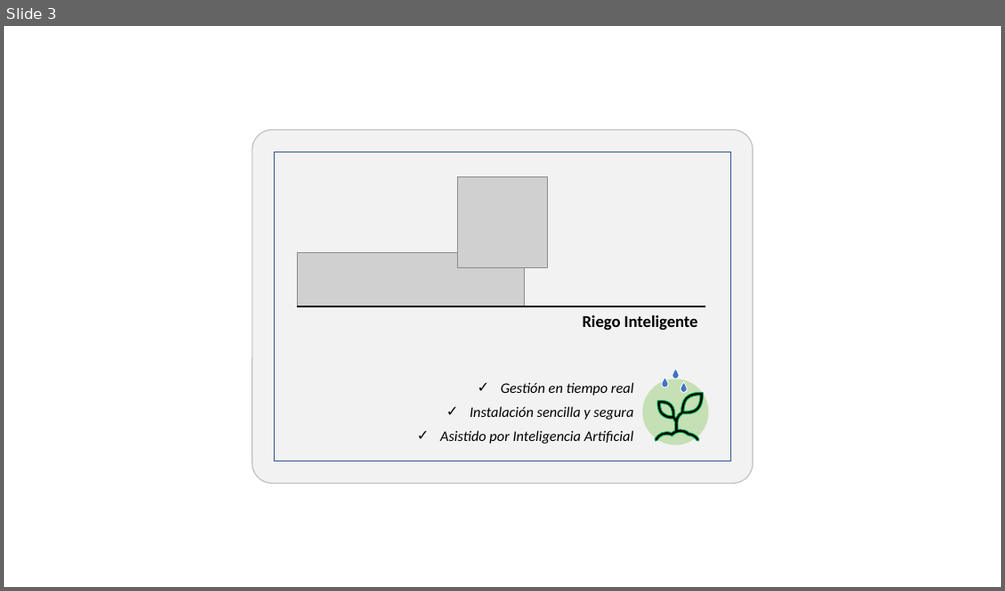
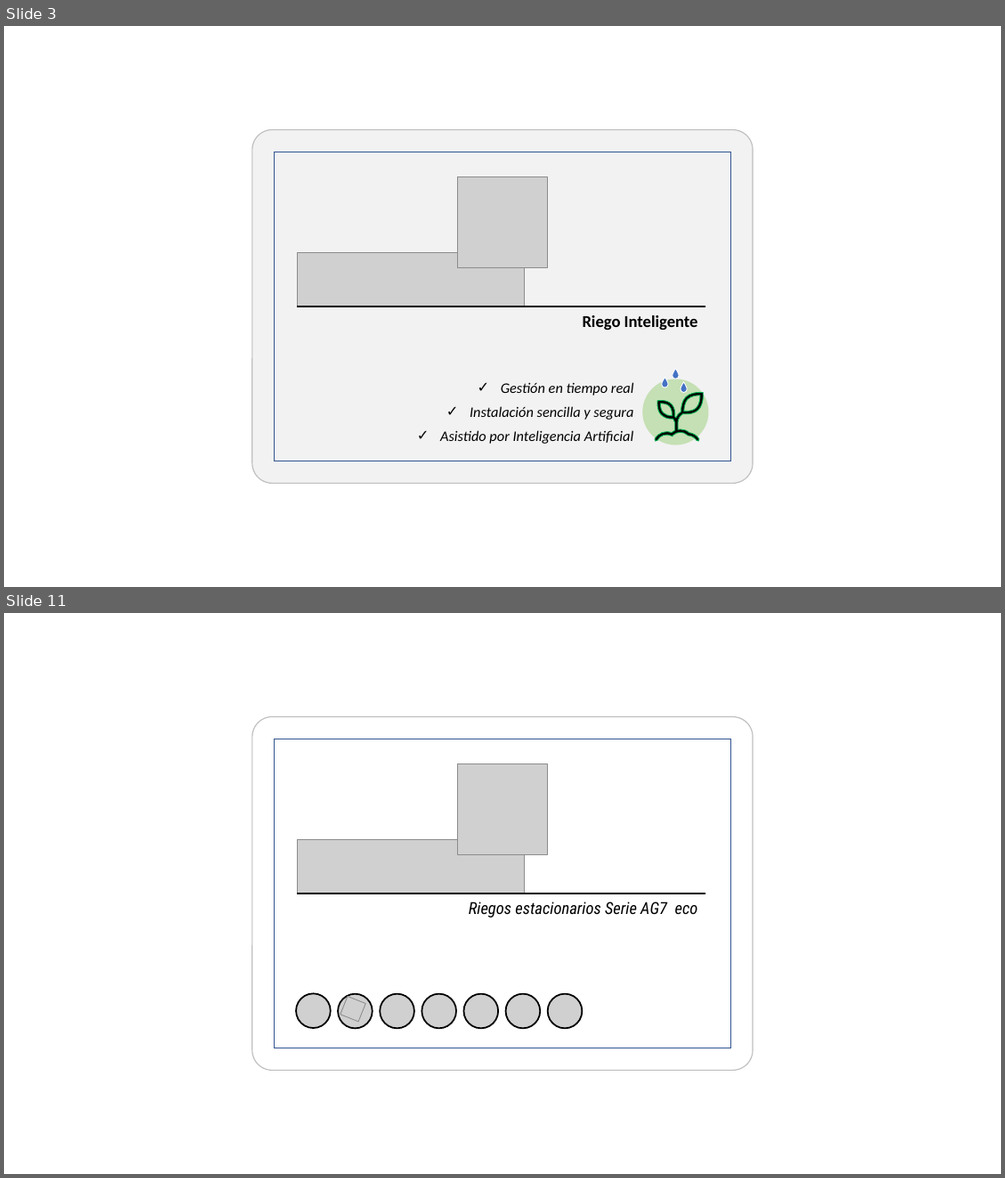
Before and after one commit to dta-labs/dta-agricola, a slide deck: Documentación/Protocolos/Carátulas equipos.pptx. Shown one above the other, each under a label of ours: slide 3 before the commit, slides 3 and 11 after it; the slides between them are not shown. The pictures are 1005x591 and 1005x1178 pixels, drawn with LibreOffice and Linux fonts; fonts in the diff are those of the drawing; grey boxes stand for pictures. Boxes give left, top, right and bottom in pixels: in the first picture for what was removed or moved away, otherwise in the second. Text is boxed around its words. In the diff, an @@ line names an element or a change of style, - is before the commit and + after.

```diff
--- a/Documentación/Protocolos/Carátulas equipos.pptx
+++ b/Documentación/Protocolos/Carátulas equipos.pptx
@@ slide 11 added at bbox=[4, 613, 1001, 1174], background #FFFFFF @@
@@ rounded rectangle added at bbox=[252, 717, 752, 1070], outline #BFBFBF 1 pt @@
@@ rectangle added at bbox=[275, 738, 731, 1047], outline #325491 1 pt @@
@@ picture added at bbox=[457, 764, 548, 854] @@
@@ picture added at bbox=[297, 840, 525, 893] @@
@@ line added from (297, 893) to (705, 893), #000000 1.5 pt @@
@@ text added at bbox=[469, 901, 698, 917], 16 pt, text #000000, italic @@
+Riegos estacionarios Serie AG7 eco
@@ picture added at bbox=[297, 994, 331, 1028] @@
@@ picture added at bbox=[339, 994, 372, 1028] @@
@@ picture added at bbox=[340, 996, 366, 1022] @@
@@ picture added at bbox=[380, 994, 414, 1028] @@
@@ picture added at bbox=[422, 994, 456, 1028] @@
@@ picture added at bbox=[464, 994, 498, 1028] @@
@@ picture added at bbox=[506, 994, 540, 1028] @@
@@ picture added at bbox=[548, 994, 582, 1028] @@
```
Also in this commit, not shown: 1 slide changed, 2 other files.
